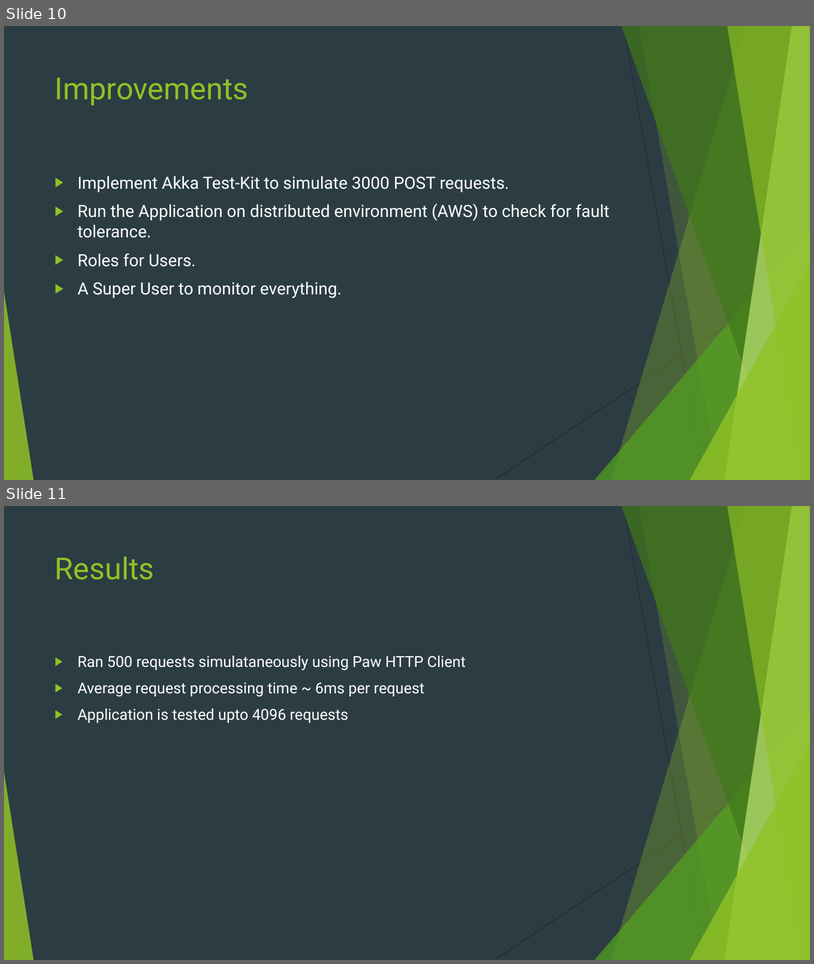
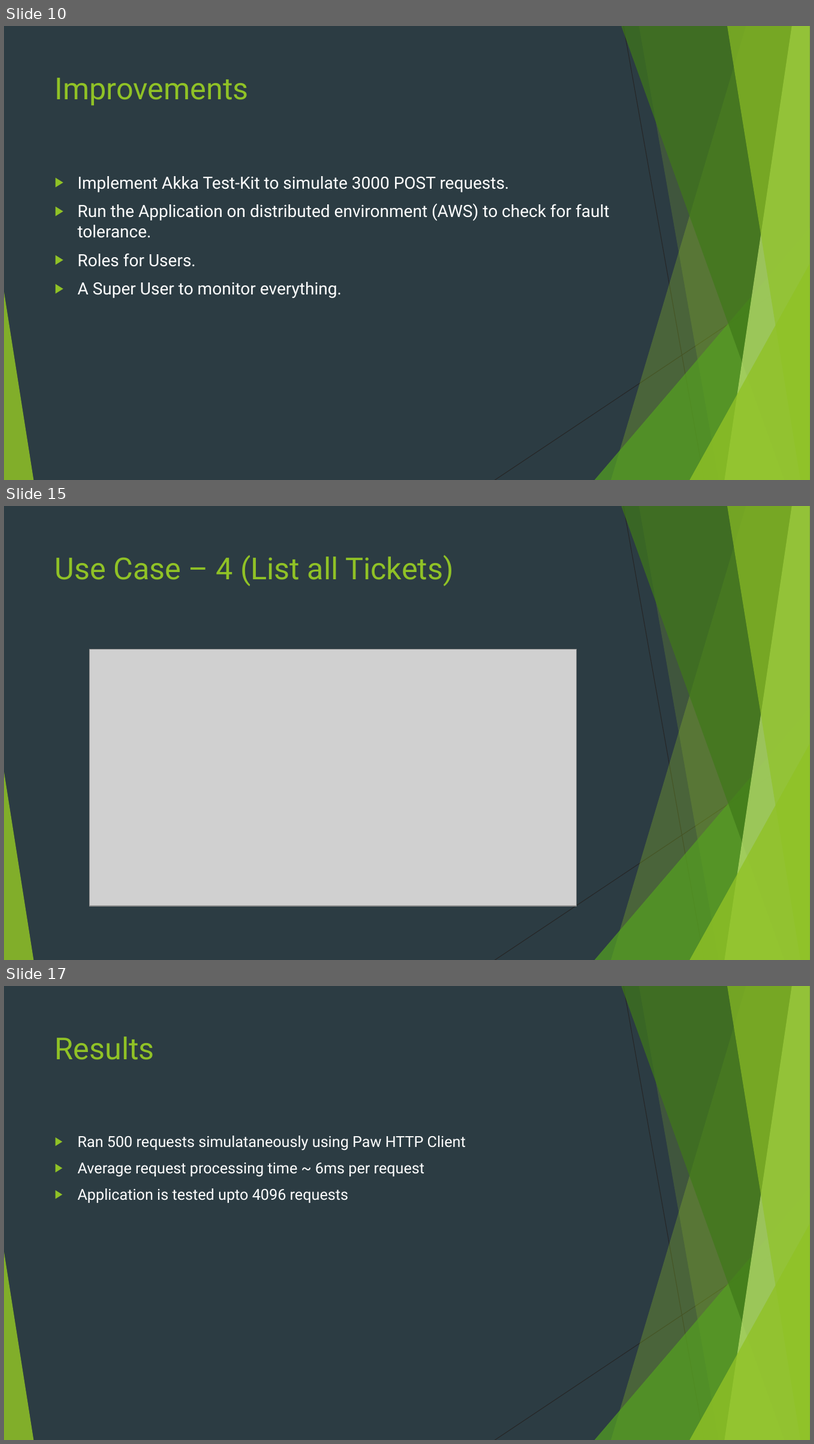
Before and after one commit to smelugiri/scalaproj, a slide deck: Ticket-Agency-Final.pptx. Shown one above the other, each under a label of ours: slides 10 and 11 before the commit, slides 10, 15 and 17 after it; the slides between them are not shown. The pictures are 814x964 and 814x1444 pixels, drawn with LibreOffice and Linux fonts; fonts in the diff are those of the drawing; grey boxes stand for pictures. Boxes give left, top, right and bottom in pixels: in the first picture for what was removed or moved away, otherwise in the second. Text is boxed around its words. In the diff, an @@ line names an element or a change of style, - is before the commit and + after.

```diff
--- a/Ticket-Agency-Final.pptx
+++ b/Ticket-Agency-Final.pptx
@@ slide 15 added at (x1=4, y1=506, x2=810, y2=960), background #2C3C43; not listed: 10 template elements that a slide beside it also shows @@
@@ title added at (x1=55, y1=555, x2=453, y2=586), 36 pt, text #90C226 @@
+Use Case – 4 (List all Tickets)
@@ picture added at (x1=89, y1=649, x2=577, y2=905) @@
@@ what was slide 11 is now slide 17 @@
```
Also in this commit, not shown: 5 other slides added.
